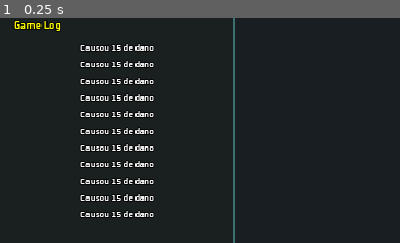
Above: before the commit, frame 1.
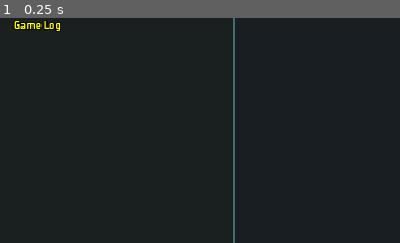
Above: after the commit, the same moment.

Repository: diemissonlima/idle_adventure
Game: Godot game, scene res://scenes/main_scene.tscn
Two runs of this game, one before a commit and one after it. Both use one fixed random seed, a clock stepped at 60 frames per second and the inputs below. The project has no main scene, so this scene is started directly.
Inputs:
- Up to frame 1 (0.25 s): no input
The pictures show only the part of the screen within x 0-50%, y 46-96%; the shares and areas given below are measured in that part.

The runs differ from the first frame. In frame 1, 4.2% of the frame differs, in the area x 20-39%, y 11-89%.

Commit message:
game log implementado

Diff:
--- a/scenes/main_scene.tscn
+++ b/scenes/main_scene.tscn
@@ -7,6 +7,7 @@
 [ext_resource type="PackedScene" uid="uid://wxnhpxtp6xfn" path="res://scenes/base_enemy.tscn" id="2_f20an"]
 [ext_resource type="FontFile" uid="uid://f3rv4yrfifht" path="res://assets/font/Oxanium-Bold.ttf" id="4_rkqi3"]
 [ext_resource type="Texture2D" uid="uid://cgm2g3igfxnw1" path="res://assets/backgrounds/Panel.png" id="5_vfv32"]
+[ext_resource type="Script" path="res://scripts/game_log.gd" id="6_f6268"]
 [ext_resource type="FontFile" uid="uid://iutw4od6mkk8" path="res://assets/font/Oxanium-Medium.ttf" id="6_r50xv"]
 [ext_resource type="Texture2D" uid="uid://cpbq6nb8esg6h" path="res://assets/backgrounds/Button Normal.png" id="8_tkobm"]
 [ext_resource type="Texture2D" uid="uid://ryyd4yrcsnio" path="res://assets/icons/strength icon.png" id="8_ygyk3"]
@@ -32,12 +33,6 @@
 outline_size = 2
 outline_color = Color(0, 0, 0, 1)
 
-[sub_resource type="LabelSettings" id="LabelSettings_5x7cr"]
-font = ExtResource("4_rkqi3")
-font_size = 5
-outline_size = 2
-outline_color = Color(0, 0, 0, 1)
-
 [sub_resource type="LabelSettings" id="LabelSettings_7scff"]
 line_spacing = 0.0
 font = ExtResource("6_r50xv")
@@ -217,13 +212,16 @@
 expand_mode = 1
 stretch_mode = 5
 
-[node name="BackgroundLog" type="TextureRect" parent="VContainer"]
+[node name="BackgroundLog" type="TextureRect" parent="VContainer" node_paths=PackedStringArray("log_container") groups=["game_log"]]
 custom_minimum_size = Vector2(0, 148)
 layout_mode = 2
 texture = ExtResource("2_27dyn")
 expand_mode = 1
-
-[node name="Label" type="Label" parent="VContainer/BackgroundLog"]
+script = ExtResource("6_f6268")
+log_container = NodePath("LogContainer/VBoxContainer")
+font = ExtResource("6_r50xv")
+
+[node name="Title" type="Label" parent="VContainer/BackgroundLog"]
 layout_mode = 0
 offset_left = 8.0
 offset_top = 4.0
@@ -232,7 +230,8 @@
 text = "Game Log"
 label_settings = SubResource("LabelSettings_qrr8g")
 
-[node name="LogContainer" type="VBoxContainer" parent="VContainer/BackgroundLog"]
+[node name="LogContainer" type="ScrollContainer" parent="VContainer/BackgroundLog"]
+custom_minimum_size = Vector2(113, 121)
 layout_mode = 1
 anchors_preset = 5
 anchor_left = 0.5
@@ -242,72 +241,14 @@
 offset_right = 57.0
 offset_bottom = 139.0
 grow_horizontal = 2
-
-[node name="Label" type="Label" parent="VContainer/BackgroundLog/LogContainer"]
-layout_mode = 2
-text = "Causou 15 de dano"
-label_settings = SubResource("LabelSettings_5x7cr")
-horizontal_alignment = 1
-
-[node name="Label2" type="Label" parent="VContainer/BackgroundLog/LogContainer"]
-layout_mode = 2
-text = "Causou 15 de dano"
-label_settings = SubResource("LabelSettings_5x7cr")
-horizontal_alignment = 1
-
-[node name="Label3" type="Label" parent="VContainer/BackgroundLog/LogContainer"]
-layout_mode = 2
-text = "Causou 15 de dano"
-label_settings = SubResource("LabelSettings_5x7cr")
-horizontal_alignment = 1
-
-[node name="Label4" type="Label" parent="VContainer/BackgroundLog/LogContainer"]
-layout_mode = 2
-text = "Causou 15 de dano"
-label_settings = SubResource("LabelSettings_5x7cr")
-horizontal_alignment = 1
-
-[node name="Label5" type="Label" parent="VContainer/BackgroundLog/LogContainer"]
-layout_mode = 2
-text = "Causou 15 de dano"
-label_settings = SubResource("LabelSettings_5x7cr")
-horizontal_alignment = 1
-
-[node name="Label6" type="Label" parent="VContainer/BackgroundLog/LogContainer"]
-layout_mode = 2
-text = "Causou 15 de dano"
-label_settings = SubResource("LabelSettings_5x7cr")
-horizontal_alignment = 1
-
-[node name="Label7" type="Label" parent="VContainer/BackgroundLog/LogContainer"]
-layout_mode = 2
-text = "Causou 15 de dano"
-label_settings = SubResource("LabelSettings_5x7cr")
-horizontal_alignment = 1
-
-[node name="Label8" type="Label" parent="VContainer/BackgroundLog/LogContainer"]
-layout_mode = 2
-text = "Causou 15 de dano"
-label_settings = SubResource("LabelSettings_5x7cr")
-horizontal_alignment = 1
-
-[node name="Label9" type="Label" parent="VContainer/BackgroundLog/LogContainer"]
-layout_mode = 2
-text = "Causou 15 de dano"
-label_settings = SubResource("LabelSettings_5x7cr")
-horizontal_alignment = 1
-
-[node name="Label10" type="Label" parent="VContainer/BackgroundLog/LogContainer"]
-layout_mode = 2
-text = "Causou 15 de dano"
-label_settings = SubResource("LabelSettings_5x7cr")
-horizontal_alignment = 1
-
-[node name="Label11" type="Label" parent="VContainer/BackgroundLog/LogContainer"]
-layout_mode = 2
-text = "Causou 15 de dano"
-label_settings = SubResource("LabelSettings_5x7cr")
-horizontal_alignment = 1
+horizontal_scroll_mode = 0
+vertical_scroll_mode = 3
+
+[node name="VBoxContainer" type="VBoxContainer" parent="VContainer/BackgroundLog/LogContainer"]
+custom_minimum_size = Vector2(113, 121)
+layout_mode = 2
+theme_override_constants/separation = -2
+alignment = 2
 
 [node name="Container2" type="TextureRect" parent="."]
 custom_minimum_size = Vector2(178, 270)
--- /dev/null
+++ b/scripts/game_log.gd
@@ -0,0 +1,23 @@
+extends TextureRect
+class_name GameLog
+
+@export_category("Objetos")
+@export var log_container: VBoxContainer
+@export var max_messages: int
+@export var font: Font
+
+
+func add_message(msg: String, color: Color = Color.WHITE) -> void:
+	var new_label = RichTextLabel.new()
+
+	new_label.bbcode_enabled = true
+	new_label.text = "[color=%s]%s[/color]" % [color.to_html(), msg]
+	new_label.scroll_active = false
+	new_label.scroll_following = false
+
+	new_label.custom_minimum_size = Vector2(10, 11)
+	new_label.add_theme_font_override("normal_font", font)
+	new_label.add_theme_font_size_override("normal_font_size", 5)
+	new_label.add_theme_constant_override("outline_size", 1)
+
+	log_container.add_child(new_label)
--- a/scripts/global_player.gd
+++ b/scripts/global_player.gd
@@ -12,6 +12,10 @@
 
 func improve_gold() -> void:
 	var gold_range = World.get_gold_range(str(World.level))
+	var gold_dropped: float = randi_range(gold_range[0], gold_range[1])
 
-	gold_resource += randi_range(gold_range[0], gold_range[1])
+	var msg_log = "You gained " + str(World.format_number(gold_dropped)) + " gold."
+
+	gold_resource += gold_dropped
 	get_tree().call_group("main_scene", "update_label")
+	get_tree().call_group("game_log", "add_message", msg_log)
